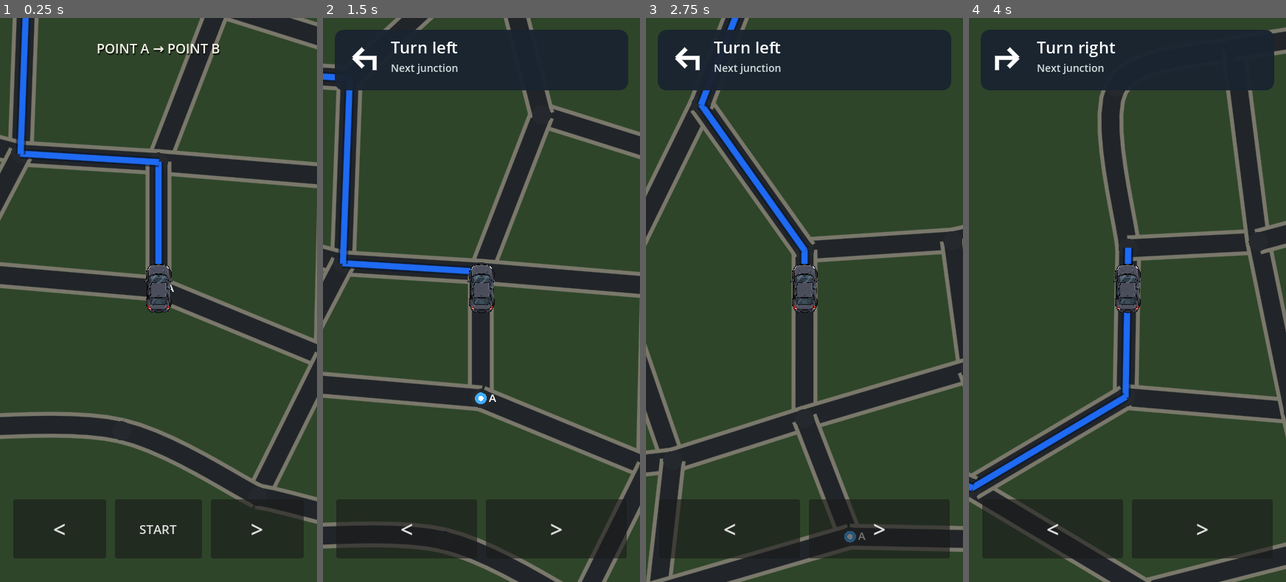
Above: before the commit, frames 1-4 (left to right).
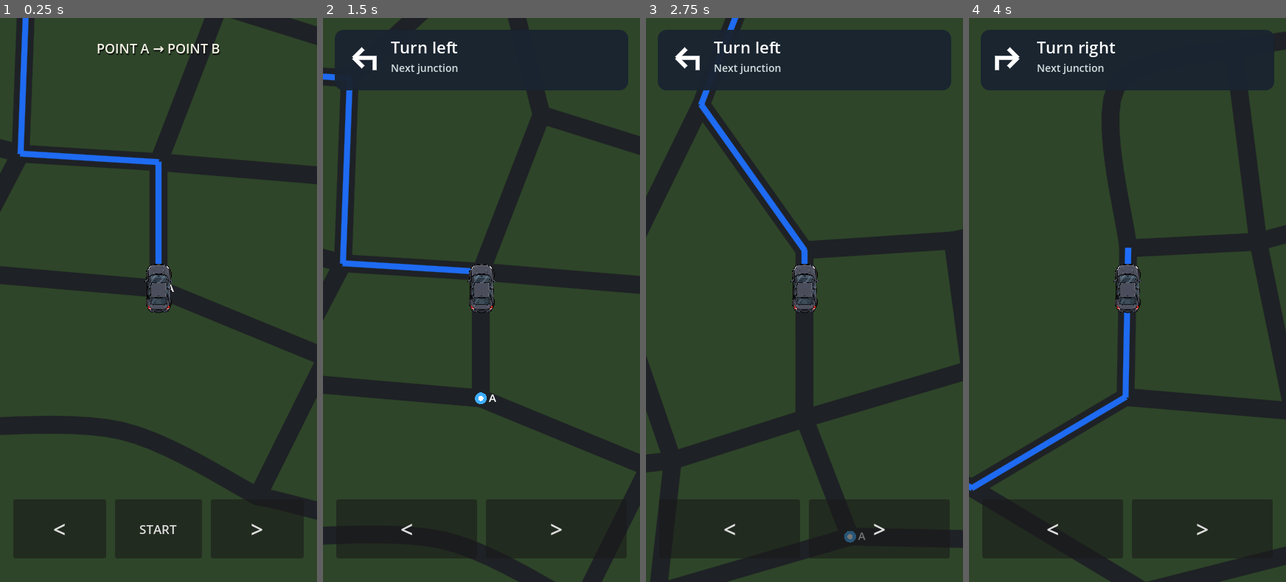
Above: after the commit, the same moments.

Repository: patrickcallahancomedy/comedian
Game: Godot game, scene res://scenes/drive/procedural_drive_ab.tscn
Same seed, same stepped clock (60 frames per second), same inputs: the game is played once before the commit and once after it. This scene is started directly instead of the project's main scene.
Inputs (mouse positions are in pixels of both pictures, inside the frame that each line leads up to):
- Up to frame 1 (0.25 s): no input
- Up to frame 2 (1.5 s): click "START" at 0.5 s; tap Enter (ui_accept) at 1.25 s; move the mouse to (551, 271) at 1.27 s; hold Right from 1.28 s (still down); tap Space at 1.35 s; click (551, 271) at 1.42 s
- Up to frame 3 (2.75 s): tap Enter (ui_accept) at 1.52 s; release Right at 2 s; drag from (741, 328) to (788, 412) at 2.02 s
- Up to frame 4 (4 s): move the mouse to (1159, 175) at 2.77 s; hold Right 2.78-3.5 s; tap Space at 2.85 s; drag from (1111, 412) to (1032, 215) at 3.52 s

The runs differ from the first frame. In frame 1, 7.4% of the frame differs, in the area x 0-100%, y 0-90%; in frame 2, 7.4%, in the area x 0-100%, y 0-100%; in frame 3, 7.1%; in frame 4, 6.1%.

Commit message:
Render roads as plain continuous strands

Diff:
--- a/godot/scripts/drive/procedural_drive_controller.gd
+++ b/godot/scripts/drive/procedural_drive_controller.gd
@@ -10,11 +10,10 @@
 const CAR_SCALE := 0.72
 
 const GROUND_COLOR := Color(0.18, 0.27, 0.16)
-const ROAD_SHOULDER_COLOR := Color(0.48, 0.47, 0.42)
-const ROAD_COLOR := Color(0.13, 0.145, 0.16)
-const INTERSECTION_COLOR := Color(0.145, 0.16, 0.175)
-const ROUTE_SHADOW_COLOR := Color(0.02, 0.08, 0.18, 0.58)
+const ROAD_COLOR := Color(0.12, 0.13, 0.145)
+const ROAD_WIDTH := 11.0
 const ROUTE_COLOR := Color(0.12, 0.43, 0.98, 0.96)
+const ROUTE_WIDTH := 3.5
 const POINT_A_COLOR := Color(0.24, 0.68, 1.0)
 const POINT_B_COLOR := Color(0.96, 0.35, 0.23)
 
@@ -420,17 +419,20 @@
 func _draw() -> void:
 	draw_rect(Rect2(Vector2.ZERO, size), GROUND_COLOR, true)
 
-	for a in range(network.nodes.size()):
-		for b_value in network.adjacency[a]:
-			var b: int = int(b_value)
-			if b <= a:
-				continue
-			var curve := network.edge_curve(a, b)
-			_draw_world_polyline(curve, ROAD_SHOULDER_COLOR, 16.0)
-			_draw_world_polyline(curve, ROAD_COLOR, 11.0)
-
-	for point in network.nodes:
-		_draw_world_circle(point, 6.0, INTERSECTION_COLOR)
+	# Visible roads are long baked strands, not individually decorated edges.
+	# One asphalt stroke + matching junction fill keeps the network reading as
+	# a continuous road surface instead of assembled pieces.
+	for strand_value in network.strand_curves:
+		var strand: PackedVector2Array = strand_value
+		_draw_world_polyline(strand, ROAD_COLOR, ROAD_WIDTH)
+
+	for node_id in range(network.nodes.size()):
+		if network.adjacency[node_id].size() >= 3:
+			_draw_world_circle(
+				network.nodes[node_id],
+				ROAD_WIDTH * 0.52,
+				ROAD_COLOR
+			)
 
 	_draw_route_line()
 	_draw_world_marker(
@@ -453,14 +455,12 @@
 		var remaining_edge := PackedVector2Array([visual_world_position])
 		for index in range(edge_point_index, current_edge_points.size()):
 			remaining_edge.append(current_edge_points[index])
-		_draw_world_polyline(remaining_edge, ROUTE_SHADOW_COLOR, 6.0)
-		_draw_world_polyline(remaining_edge, ROUTE_COLOR, 3.6)
+		_draw_world_polyline(remaining_edge, ROUTE_COLOR, ROUTE_WIDTH)
 
 	var route := current_route_after_edge()
 	for index in range(route.size() - 1):
 		var curve := network.edge_curve(int(route[index]), int(route[index + 1]))
-		_draw_world_polyline(curve, ROUTE_SHADOW_COLOR, 6.0)
-		_draw_world_polyline(curve, ROUTE_COLOR, 3.6)
+		_draw_world_polyline(curve, ROUTE_COLOR, ROUTE_WIDTH)
 
 
 func _draw_world_marker(
